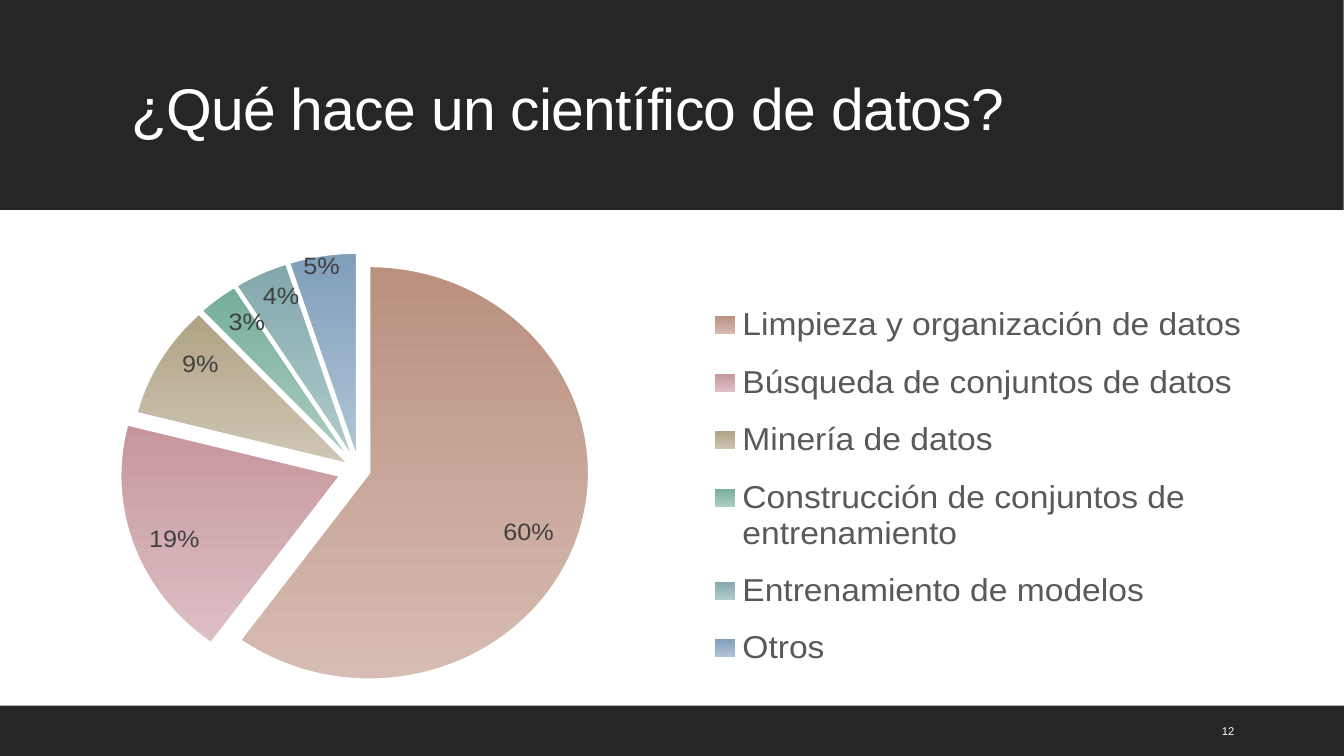
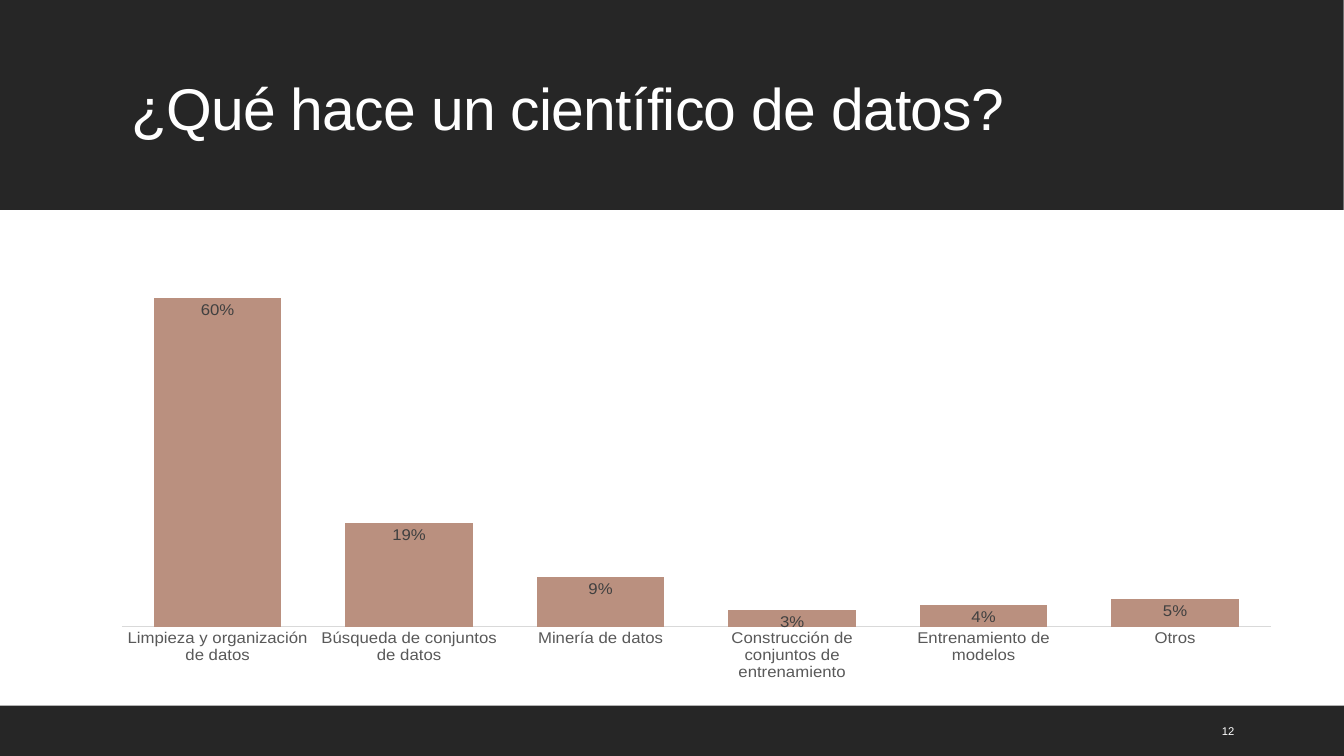
Before and after one commit to mcd-unison/ing-caract, a slide deck: slide 12 of slides/inicial.pptx. Drawn at 1344x756 pixels with LibreOffice and Linux fonts; fonts in the diff are those of the drawing. Boxes give left, top, right and bottom in pixels: in the first picture for what was removed or moved away, otherwise in the second. Text is boxed around its words. In the diff, an @@ line names an element or a change of style, - is before the commit and + after.

```diff
--- a/slides/inicial.pptx
+++ b/slides/inicial.pptx
@@ pie chart at [32, 236, 1318, 681] @@
@@ pie chart to column chart @@
-Series 1: 60, 19, 9, 3, 4, 5
+Series 1: 0.6, 0.19, 0.09, 0.03, 0.04, 0.05
@@ data labels of Series 1 changed @@
@@ colours of single points changed @@
@@ legend changed @@
@@ category axis changed @@
@@ value axis changed @@
@@ bar spacing changed @@
@@ plot area changed @@
@@ column chart: place and size @@
-column chart at [32, 223, 1318, 721]
+column chart at [32, 236, 1318, 681]
```
Also in this commit, not shown: 4 other slides changed, 7 other files.
